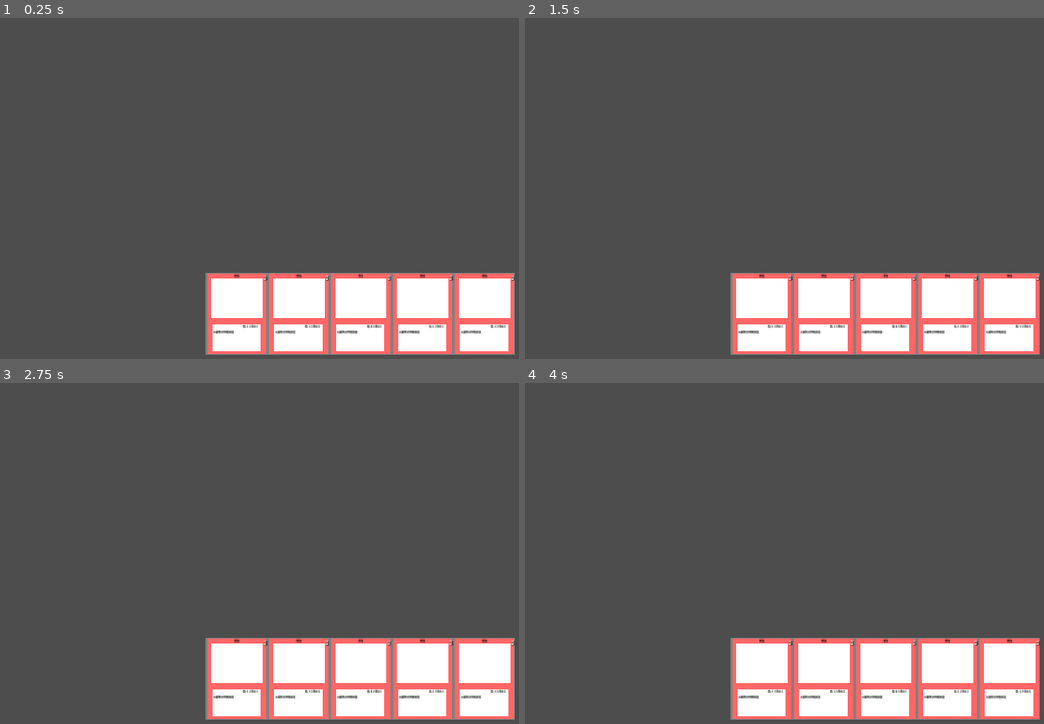
Above: before the commit, frames 1-4 (two rows, left to right).
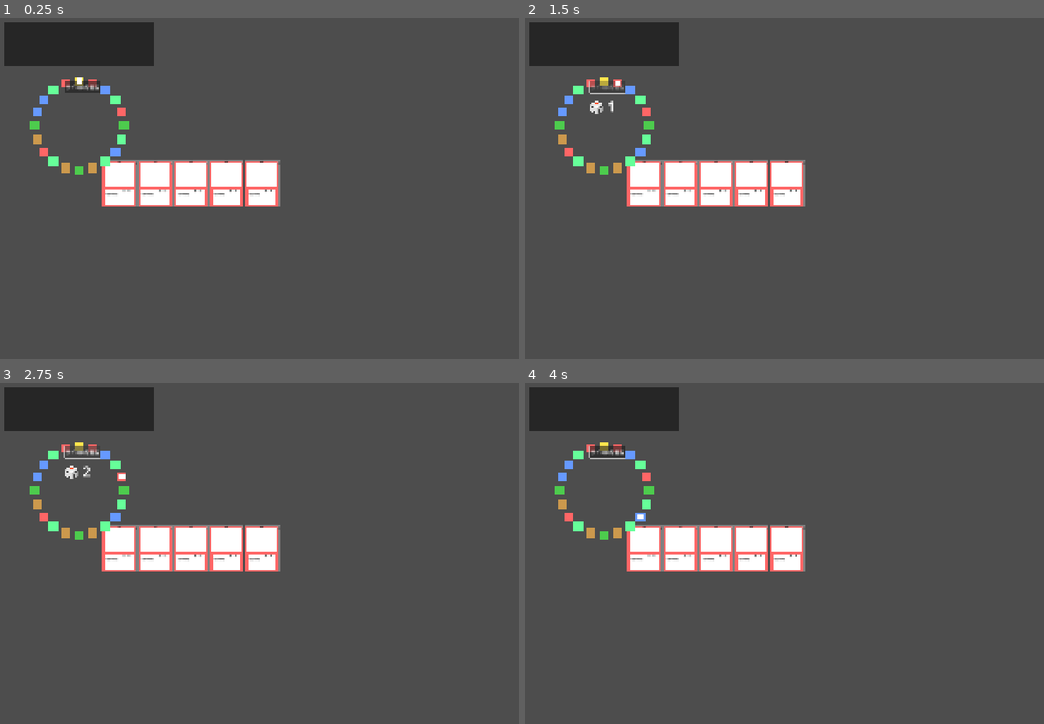
Above: after the commit, the same moments.

Repository: hiro0909yoshi/cardbattlegame
Game: Godot game, scene res://scenes/game.tscn
Same seed, same stepped clock (60 frames per second), same inputs: the game is played once before the commit and once after it.
Inputs (mouse positions are in pixels of both pictures, inside the frame that each line leads up to):
- Up to frame 1 (0.25 s): no input
- Up to frame 2 (1.5 s): click (608, 86) at 0.5 s, where only the run after the commit has a clickable "サイコロを振る"; click (608, 86) at 1.25 s, where only the run after the commit has a clickable "サイコロを振る"
- Up to frame 3 (2.75 s): click (83, 451) at 2 s, where only the run after the commit has a clickable "サイコロを振る"
- Up to frame 4 (4 s): tap Enter at 2.75 s; move the mouse to (893, 580) at 2.77 s; click (893, 580) at 2.92 s; tap Space at 3.5 s; drag from (654, 625) to (737, 693) at 3.52 s

The runs differ from the first frame. In frame 1, 24% of the frame differs, in the area x 0-100%, y 1-99%; in frame 2, 24%; in frame 3, 24%; in frame 4, 24%.

Commit message:
マップとサイコロ

Diff:
--- a/project.godot
+++ b/project.godot
@@ -20,4 +20,4 @@
 window/size/viewport_width=2400
 window/size/viewport_height=1960
 window/stretch/mode="canvas_items"
-window/stretch/scale=2.19
+window/stretch/scale=1.26
--- a/scenes/card.gd
+++ b/scenes/card.gd
@@ -113,15 +113,19 @@
 		global_position = get_global_mouse_position() - size / 2
 		return
 
+	# マウスボタンを離した時の処理（どこでも反応）
+	if event is InputEventMouseButton:
+		if event.button_index == MOUSE_BUTTON_LEFT and not event.pressed:
+			if is_dragging:
+				is_dragging = false
+				z_index = 0
+				print("カードドロップ: ", card_data.name)
+				return
+
 	# クリック処理（マウスオーバー時のみ）
 	if mouse_over and event is InputEventMouseButton:
-		if event.button_index == MOUSE_BUTTON_LEFT:
-			if event.pressed:
-				print("カードクリック！", card_data.name)
-				is_dragging = true
-				z_index = 10
-				# 他のカードの処理を止める
-				get_viewport().set_input_as_handled()
-			else:
-				is_dragging = false
-				z_index = 0
+		if event.button_index == MOUSE_BUTTON_LEFT and event.pressed:
+			print("カードクリック！", card_data.name)
+			is_dragging = true
+			z_index = 10
+			get_viewport().set_input_as_handled()
--- a/scenes/game.gd
+++ b/scenes/game.gd
@@ -3,9 +3,22 @@
 var card_scene = preload("res://scenes/Card.tscn")
 var hand_cards = []
 
+# ボードマップ用の変数を追加
+var board_tiles = []  # マスの配列
+var total_tiles = 20  # マスの総数
+var current_player_pos = 0  # プレイヤーの現在位置
+
+# プレイヤー駒とUI用の変数を追加
+var player_piece = null  # プレイヤーの駒
+var dice_button = null  # サイコロボタン
+var is_moving = false  # 移動中フラグ
+
 func _ready():
 	print("ゲーム開始")
 	create_hand()
+	create_board()
+	create_player()  # プレイヤー駒を追加
+	create_ui()  # UIを追加
 
 func create_hand():
 	for i in range(5):
@@ -23,3 +36,117 @@
 			card.load_card_data(random_id)
 
 		hand_cards.append(card)
+
+func create_board():
+	# BoardMapノードが存在するかチェック
+	if not has_node("BoardMap"):
+		print("BoardMapノードが見つかりません")
+		return
+
+	var center = Vector2(400, 400)  # ボードの中心
+	var radius = 150  # 円の半径
+
+	for i in range(total_tiles):
+		# 円形にマスを配置
+		var angle = (2 * PI * i) / total_tiles - PI/2
+		var pos = center + Vector2(cos(angle), sin(angle)) * radius
+
+		# マスを表す簡単な四角形を作成
+		var tile = ColorRect.new()
+		tile.size = Vector2(30, 30)
+		tile.position = pos - tile.size / 2  # 中心に配置
+
+		# マスの色を設定（仮）
+		if i == 0:
+			tile.color = Color(1.0, 0.9, 0.3)  # スタート地点は金色
+		elif i % 5 == 0:
+			tile.color = Color(0.3, 0.8, 0.3)  # 5マスごとに緑
+		else:
+			# 通常マスはランダムな属性色
+			var colors = [
+				Color(1.0, 0.4, 0.4),  # 火（赤）
+				Color(0.4, 0.6, 1.0),  # 水（青）
+				Color(0.4, 1.0, 0.6),  # 風（緑）
+				Color(0.8, 0.6, 0.3)   # 土（茶）
+			]
+			tile.color = colors[randi() % colors.size()]
+
+		$BoardMap.add_child(tile)
+		board_tiles.append(tile)
+
+	print("ボードマップ生成完了: ", total_tiles, "マス")
+
+# プレイヤー駒を作成
+func create_player():
+	player_piece = ColorRect.new()
+	player_piece.size = Vector2(20, 20)
+	player_piece.color = Color(1, 1, 1)  # 白色の駒
+	player_piece.z_index = 10  # マスより前面に表示
+
+	# スタート地点に配置
+	if board_tiles.size() > 0:
+		var start_tile = board_tiles[0]
+		player_piece.position = start_tile.position + start_tile.size/2 - player_piece.size/2
+
+	add_child(player_piece)
+	print("プレイヤー駒を配置")
+
+# UIを作成
+func create_ui():
+	# サイコロボタン
+	dice_button = Button.new()
+	dice_button.text = "サイコロを振る"
+	dice_button.position = Vector2(350, 250)
+	dice_button.size = Vector2(120, 40)
+	dice_button.pressed.connect(_on_dice_pressed)
+	add_child(dice_button)
+
+# サイコロボタンが押されたとき
+func _on_dice_pressed():
+	if is_moving:
+		return  # 移動中は無効
+
+	# サイコロを振る
+	var dice_value = randi_range(1, 6)
+	print("サイコロの目: ", dice_value)
+
+	# サイコロの目を表示
+	show_dice_result(dice_value)
+
+	# 移動開始
+	move_player(dice_value)
+
+# サイコロの結果を表示
+func show_dice_result(value: int):
+	var dice_label = Label.new()
+	dice_label.text = "🎲 " + str(value)
+	dice_label.add_theme_font_size_override("font_size", 48)
+	dice_label.position = Vector2(350, 300)
+	add_child(dice_label)
+
+	# 1秒後に消す
+	await get_tree().create_timer(1.0).timeout
+	dice_label.queue_free()
+
+# プレイヤーを移動
+func move_player(steps: int):
+	is_moving = true
+	dice_button.disabled = true
+
+	# 1マスずつ移動
+	for i in range(steps):
+		await get_tree().create_timer(0.3).timeout  # 0.3秒待機
+
+		# 次のマスへ
+		current_player_pos = (current_player_pos + 1) % total_tiles
+		var target_tile = board_tiles[current_player_pos]
+
+		# 駒を移動
+		player_piece.position = target_tile.position + target_tile.size/2 - player_piece.size/2
+
+		print("マス ", current_player_pos, " に移動")
+
+	# 移動完了
+	is_moving = false
+	dice_button.disabled = false
+	print("移動完了！現在位置: マス", current_player_pos)
--- a/scenes/game.tscn
+++ b/scenes/game.tscn
@@ -6,3 +6,12 @@
 script = ExtResource("1_uwrxv")
 
 [node name="Hand" type="Node2D" parent="."]
+
+[node name="PlayArea" type="ColorRect" parent="."]
+offset_left = 150.0
+offset_top = 50.0
+offset_right = 650.0
+offset_bottom = 200.0
+color = Color(0, 0, 0, 0.501961)
+
+[node name="BoardMap" type="Node2D" parent="."]
